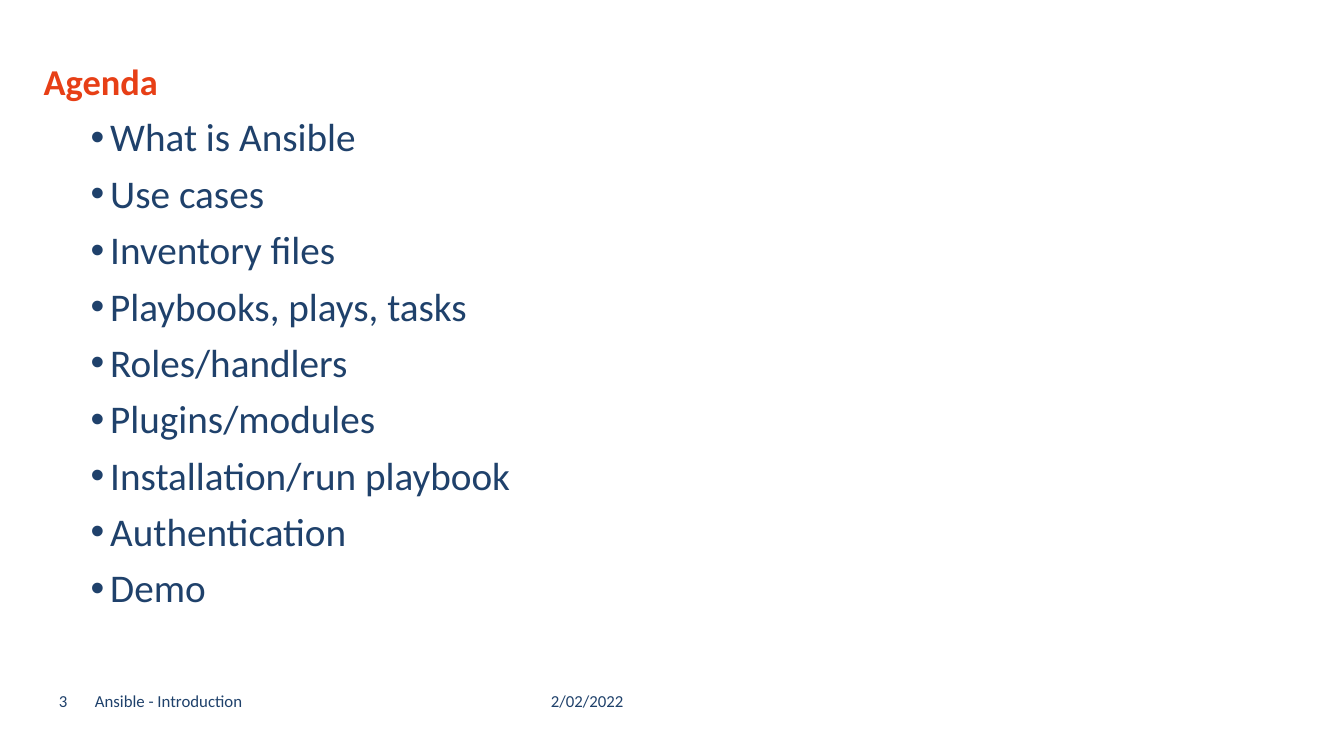
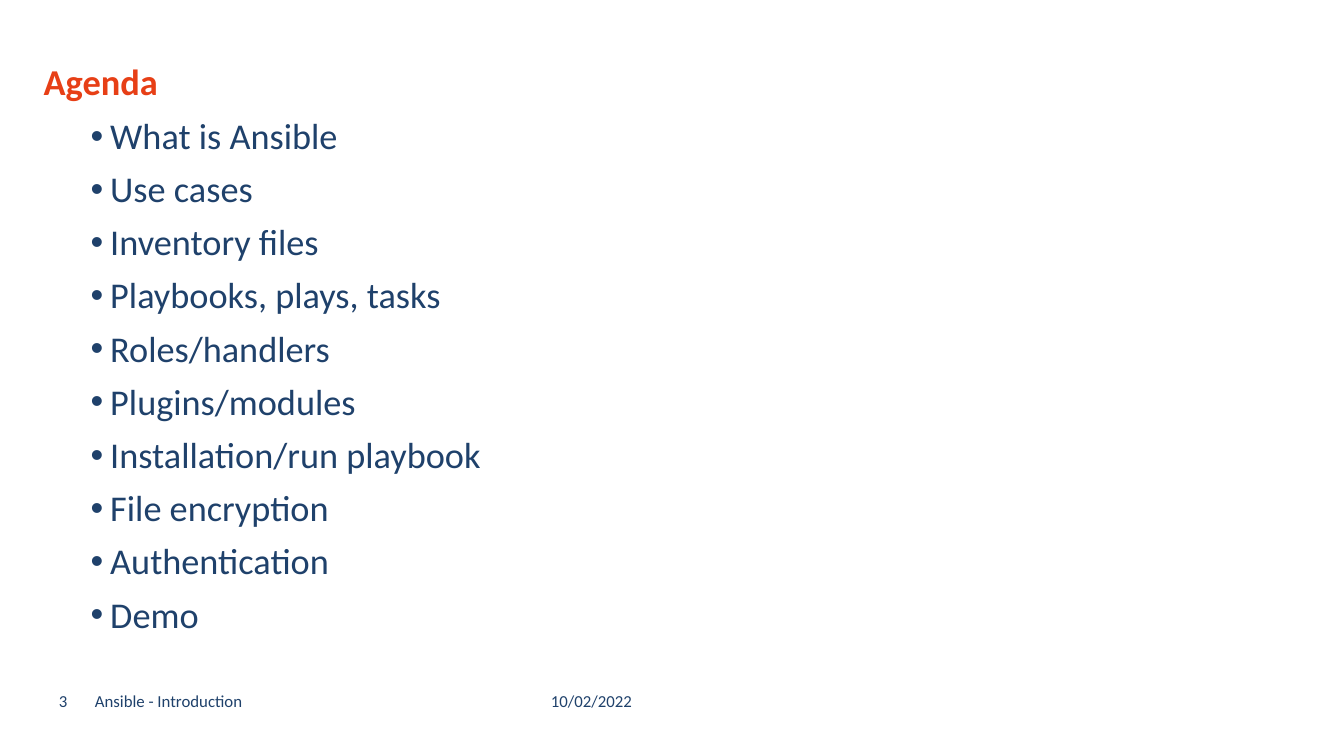
Before and after one commit to GerritVanMol/Ansible_Introduction-21_22, a slide deck: slide 3 of Documents/Ansible_BasicsAndHowToGetStarted.pptx. Drawn at 1344x756 pixels with LibreOffice and Linux fonts; fonts in the diff are those of the drawing; background and template pictures are left out. Boxes give left, top, right and bottom in pixels: in the first picture for what was removed or moved away, otherwise in the second. Text is boxed around its words. In the diff, an @@ line names an element or a change of style, - is before the commit and + after.

```diff
--- a/Documents/Ansible_BasicsAndHowToGetStarted.pptx
+++ b/Documents/Ansible_BasicsAndHowToGetStarted.pptx
@@ text at (x1=110, y1=123, x2=480, y2=629): size 28 to 25.9 pt @@
@@ text at (x1=110, y1=495, x2=329, y2=527): paragraph added @@
+• File encryption
@@ text at (x1=551, y1=695, x2=632, y2=708): text changed @@
-2/02/2022
+10/02/2022
```
Also in this commit, not shown: 9 other slides changed, 10 slides added, 3 other files.
